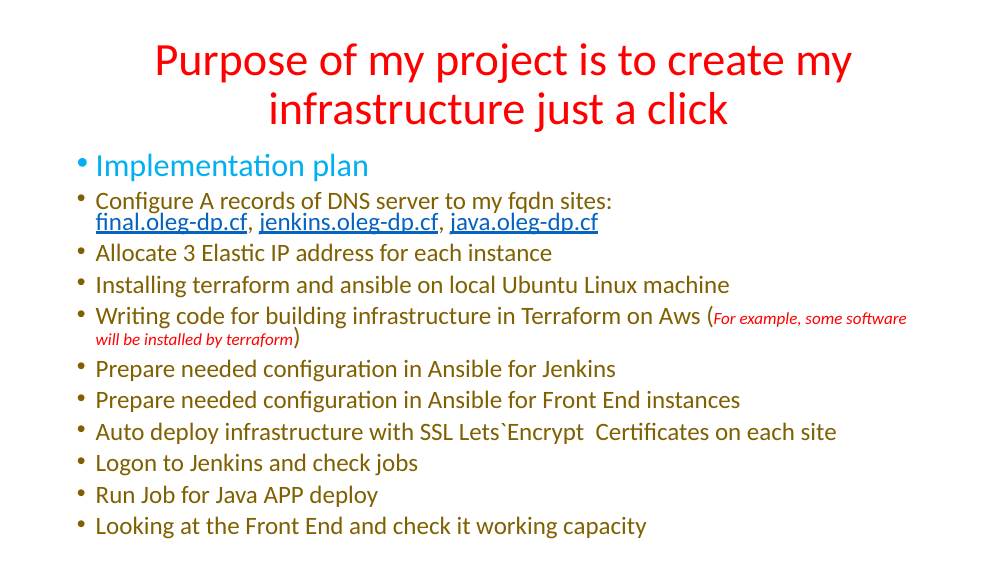
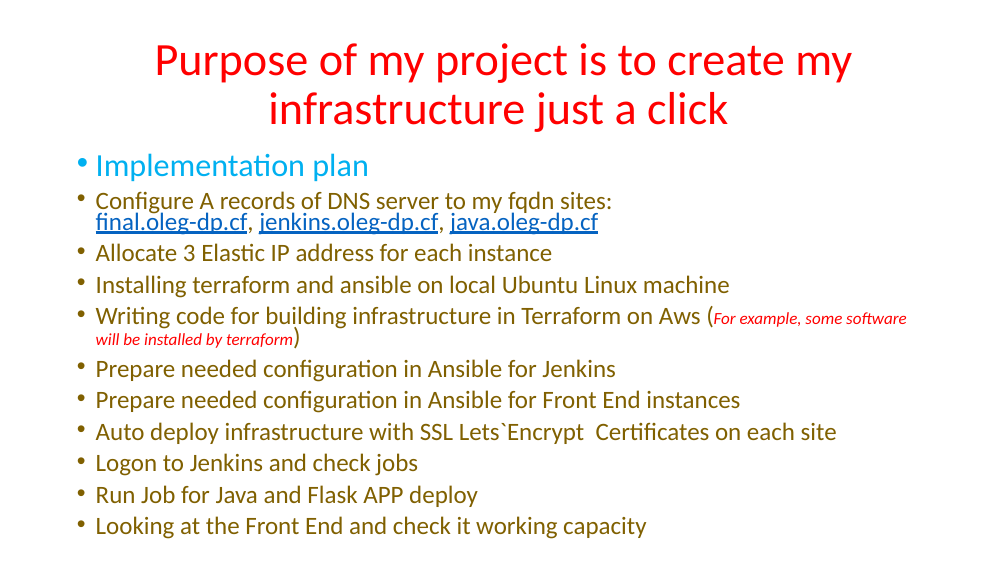
Before and after one commit to Oleg-dp/DevOps_online_Dnipro_2020Q42021Q1, a slide deck: slide 4 of final/SNIEOSIKOV OLEH.pptx. Drawn at 1008x567 pixels with LibreOffice and Linux fonts; fonts in the diff are those of the drawing. Boxes give left, top, right and bottom in pixels: in the first picture for what was removed or moved away, otherwise in the second. Text is boxed around its words. In the diff, an @@ line names an element or a change of style, - is before the commit and + after.

Commit message:
Update pptx

```diff
--- a/final/SNIEOSIKOV OLEH.pptx
+++ b/final/SNIEOSIKOV OLEH.pptx
@@ text at (x1=96, y1=485, x2=478, y2=507): text changed @@
-• Run Job for Java APP deploy
+• Run Job for Java and Flask APP deploy
```
